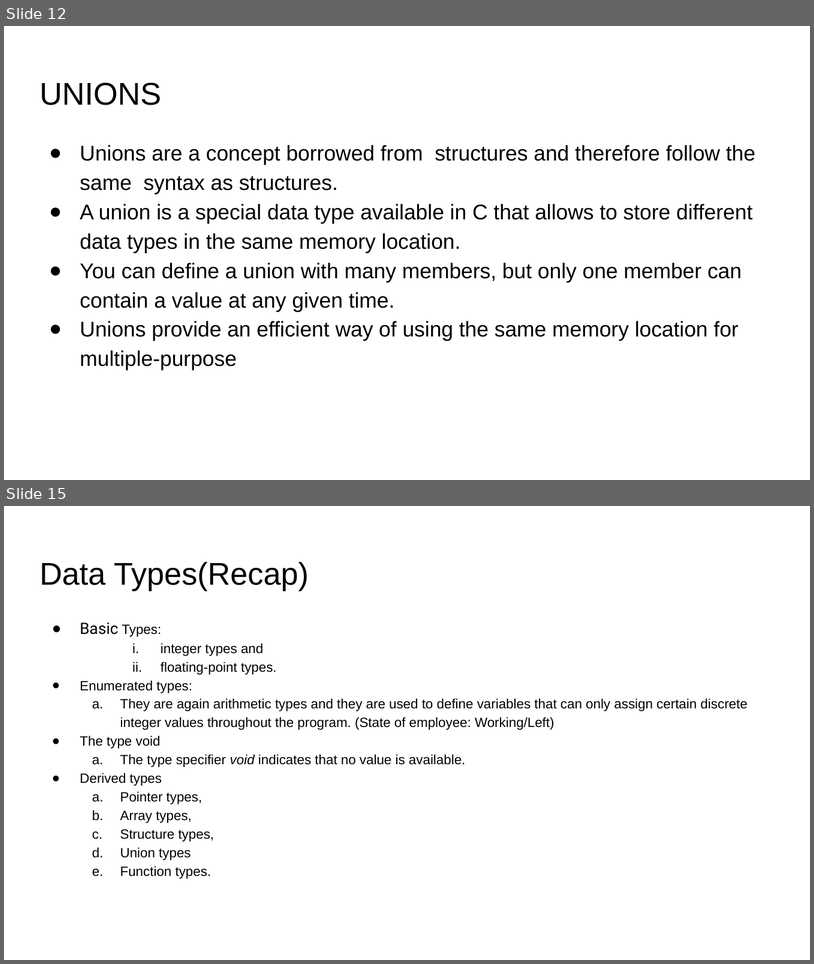
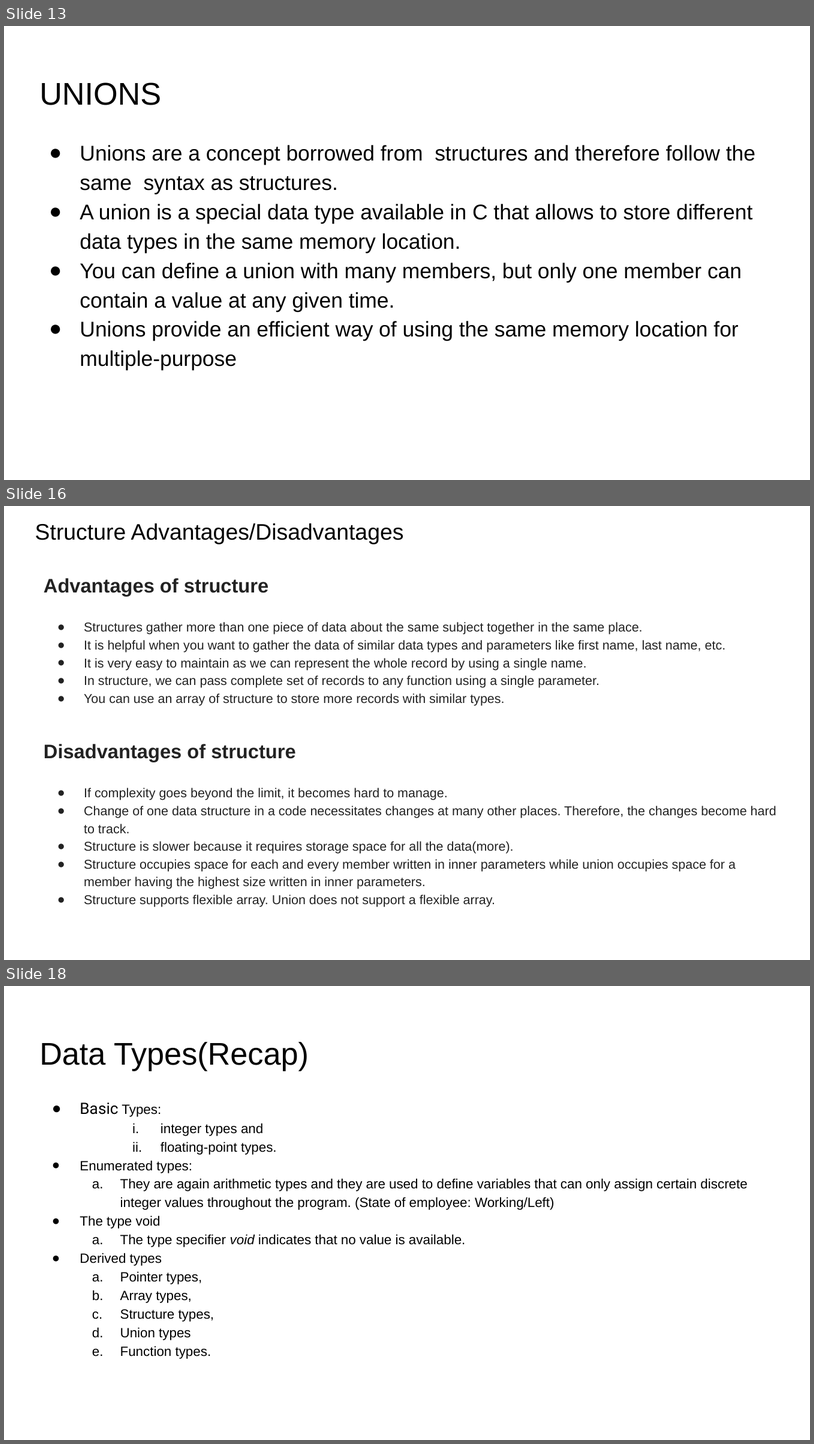
Before and after one commit to ramitgarg/Learnings-for-students, a slide deck: C Laguage/C language Part 3 - Structure and Union.pptx. Shown one above the other, each under a label of ours: slides 12 and 15 before the commit, slides 13, 16 and 18 after it; the slides between them are not shown. The pictures are 814x964 and 814x1444 pixels, drawn with LibreOffice and Linux fonts; fonts in the diff are those of the drawing. Boxes give left, top, right and bottom in pixels: in the first picture for what was removed or moved away, otherwise in the second. Text is boxed around its words. In the diff, an @@ line names an element or a change of style, - is before the commit and + after.

```diff
--- a/C Laguage/C language Part 3 - Structure and Union.pptx
+++ b/C Laguage/C language Part 3 - Structure and Union.pptx
@@ slide 16 added at [4, 506, 810, 960], background #FFFFFF @@
@@ title added at [35, 523, 404, 544], 20 pt, text #000000 @@
+Structure Advantages/Disadvantages
@@ text added at [44, 578, 777, 907], 11.5 pt, text #222222 @@
+Advantages of structure
+● Structures gather more than one piece of data about the same subject together in the same place.
+● It is helpful when you want to gather the data of similar data types and parameters like first name, last name, etc.
+● It is very easy to maintain as we can represent the whole record by using a single name.
+● In structure, we can pass complete set of records to any function using a single parameter.
+● You can use an array of structure to store more records with similar types.
+Disadvantages of structure
+● If complexity goes beyond the limit, it becomes hard to manage.
+● Change of one data structure in a code necessitates changes at many other places. Therefore, the changes become hard to track.
+● Structure is slower because it requires storage space for all the data(more).
+● Structure occupies space for each and every member written in inner parameters while union occupies space for a member having the highest size written in inner parameters.
+● Structure supports flexible array. Union does not support a flexible array.
@@ what was slide 12 is now slide 13 @@
@@ what was slide 15 is now slide 18 @@
```
Also in this commit, not shown: 6 slides changed, 2 other slides added.
